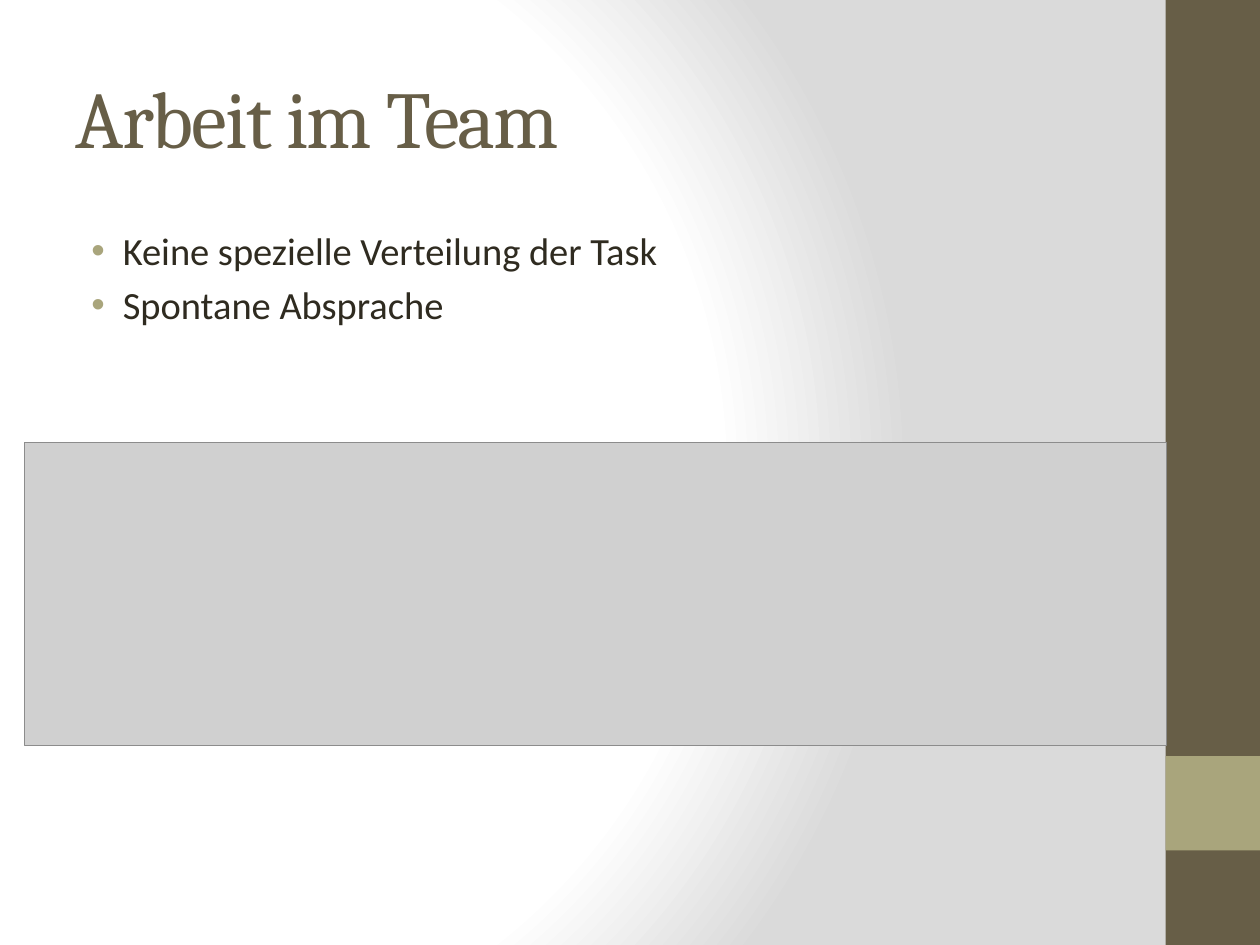
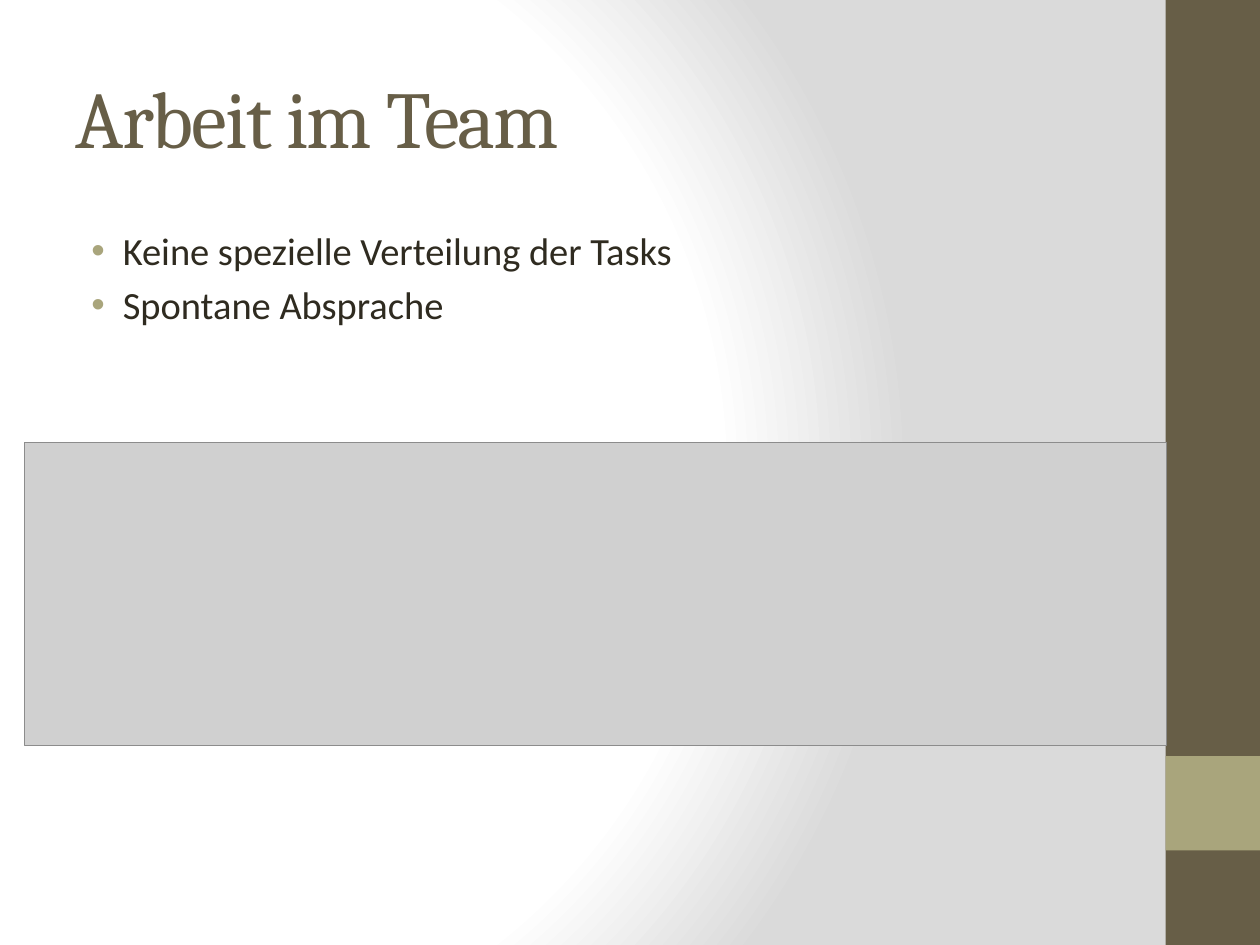
Before and after one commit to kochm8/ch.bfh.bti7054.w2014.p.beerwebshop, a slide deck: slide 16 of doc/Präsentation.pptx (slide 15 before the commit). Drawn at 1260x945 pixels with LibreOffice and Linux fonts; fonts in the diff are those of the drawing; grey boxes stand for pictures. Boxes give left, top, right and bottom in pixels: in the first picture for what was removed or moved away, otherwise in the second. Text is boxed around its words. In the diff, an @@ line names an element or a change of style, - is before the commit and + after.

```diff
--- a/doc/Präsentation.pptx
+++ b/doc/Präsentation.pptx
@@ text at <box>123,238,671,272</box>: text changed @@
-• Keine spezielle Verteilung der Task
+• Keine spezielle Verteilung der Tasks
```
Also in this commit, not shown: 1 slide added.
